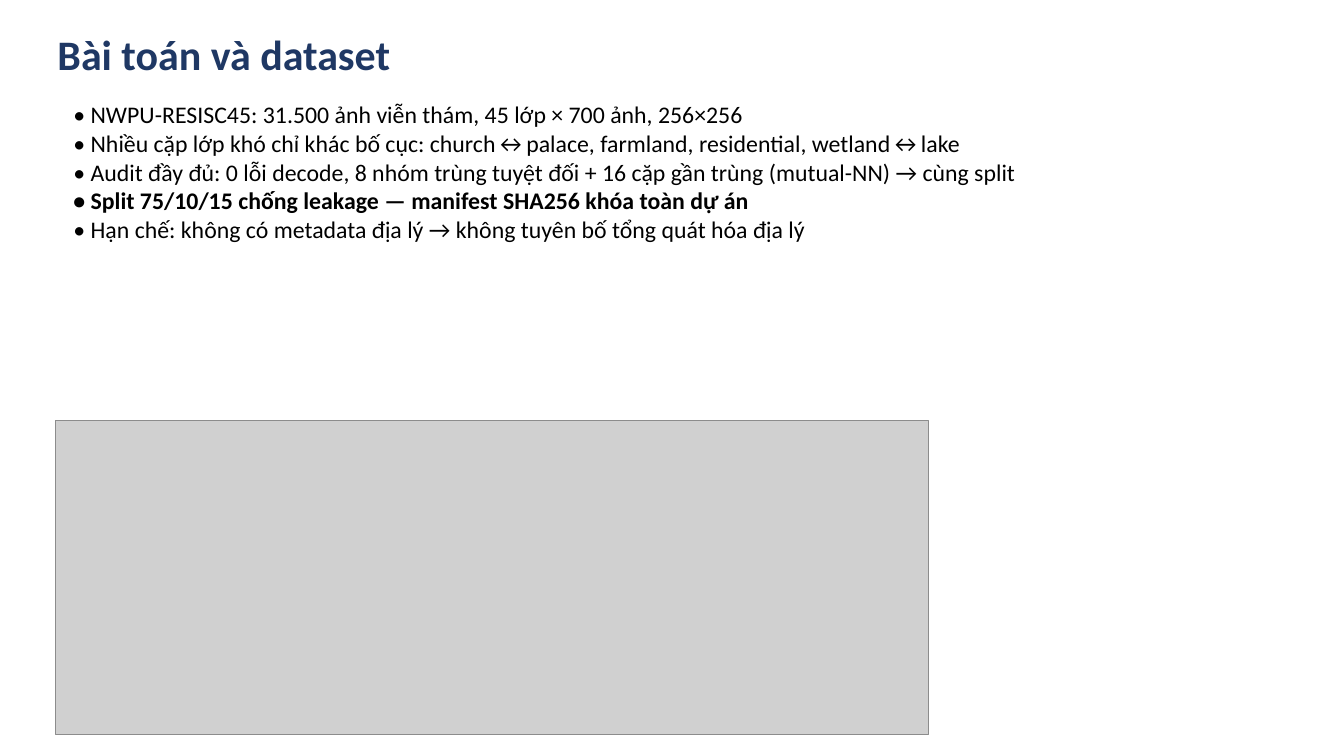
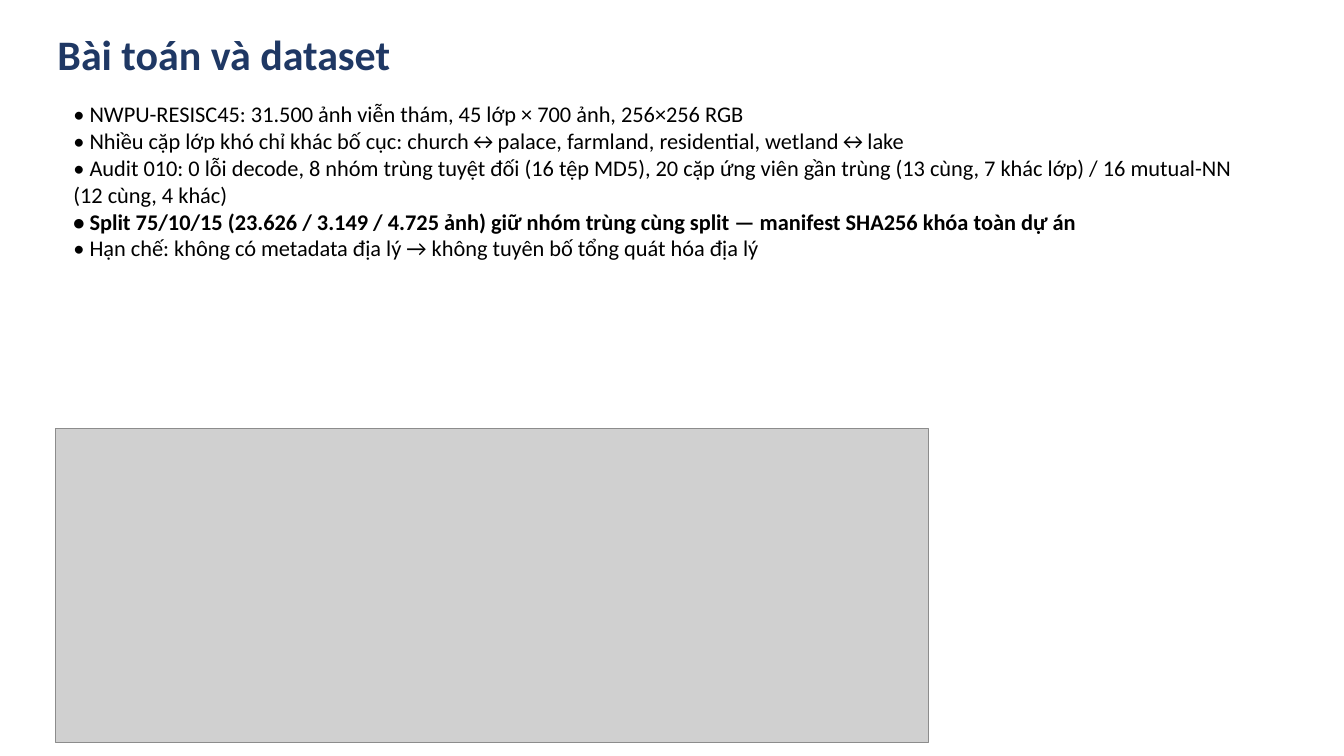
Before and after one commit to bangdang-ai-developer/kaggle-research, a slide deck: slide 2 of deliverables/Slides_cuoi_mon_NWPU_RESISC45.pptx. Drawn at 1344x756 pixels with LibreOffice and Linux fonts; fonts in the diff are those of the drawing; grey boxes stand for pictures. Boxes give left, top, right and bottom in pixels: in the first picture for what was removed or moved away, otherwise in the second. Text is boxed around its words. In the diff, an @@ line names an element or a change of style, - is before the commit and + after.

Commit message:
Audit and finalize NWPU-RESISC45 final submission (DOCX, PPTX, ZIP, validator, demo)

```diff
--- a/deliverables/Slides_cuoi_mon_NWPU_RESISC45.pptx
+++ b/deliverables/Slides_cuoi_mon_NWPU_RESISC45.pptx
@@ text at [90,104,743,126]: text changed; size 17 to 16 pt @@
-• NWPU-RESISC45: 31.500 ảnh viễn thám, 45 lớp × 700 ảnh, 256×256
+• NWPU-RESISC45: 31.500 ảnh viễn thám, 45 lớp × 700 ảnh, 256×256 RGB
@@ text at [90,132,904,260]: size 17 to 16 pt in "• Nhiều cặp lớp khó chỉ khác ...", "• Hạn chế: không có metadata địa ..." @@
@@ text at [73,158,1231,234]: text changed; size 17 to 16 pt @@
-• Audit đầy đủ: 0 lỗi decode, 8 nhóm trùng tuyệt đối + 16 cặp gần trùng (mutual-NN) → cùng split
-• Split 75/10/15 chống leakage — manifest SHA256 khóa toàn dự án
+• Audit 010: 0 lỗi decode, 8 nhóm trùng tuyệt đối (16 tệp MD5), 20 cặp ứng viên gần trùng (13 cùng, 7 khác lớp) / 16 mutual-NN (12 cùng, 4 khác)
+• Split 75/10/15 (23.626 / 3.149 / 4.725 ảnh) giữ nhóm trùng cùng split — manifest SHA256 khóa toàn dự án
@@ picture: place and size @@
-picture at [55,420,929,735]
+picture at [55,429,929,743]
```
Also in this commit, not shown: 12 other slides changed, 6 slides added, 7 slides removed, 24 other files.
